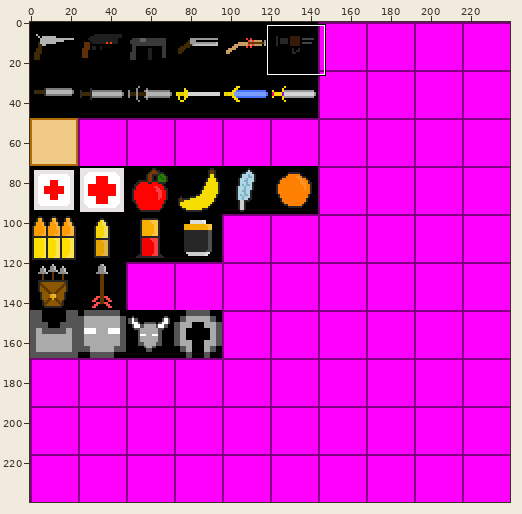
Sprite sheet -- res/VISUAL_DATA/GUI/INVENTORY/item_gui_sheet.png. The first picture is a wide view before the edit; the outline marks the close-up.
Close-up. The starting point:
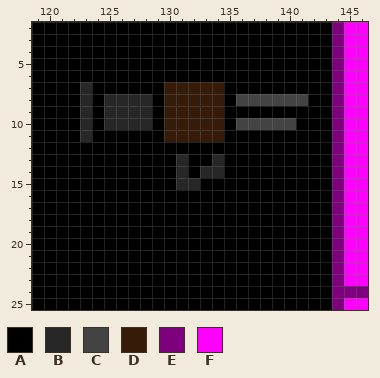
The file is 240x240 pixels. Colours within 5 levels of each other are drawn and written as one. Shown: x 119..146, y 2..25.
Palette (. is transparent): A #000000  B #272727  C #434343  D #371b09  E #7f007f  F #ff00ff
The same view after the edit:
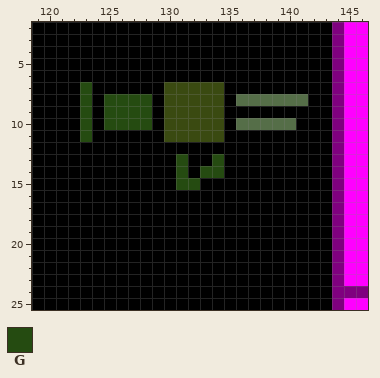
Colours new in this view: G #254b11
The exact change:
@@ palette @@
-C #434343
+C #556e48
-D #371b09
+D #3a4a11
@@ x 121..136 @@
  6 AAAAAAAAAAAAAAAA
- 7 AABAAAAAADDDDDAA
- 8 AABABBBBADDDDDAC
- 9 AABABBBBADDDDDAA
-10 AABABBBBADDDDDAC
-11 AABAAAAAADDDDDAA
+ 7 AAGAAAAAADDDDDAA
+ 8 AAGAGGGGADDDDDAC
+ 9 AAGAGGGGADDDDDAA
+10 AAGAGGGGADDDDDAC
+11 AAGAAAAAADDDDDAA
 12 AAAAAAAAAAAAAAAA
-13 AAAAAAAAAABAABAA
-14 AAAAAAAAAABABBAA
-15 AAAAAAAAAABBAAAA
+13 AAAAAAAAAAGAAGAA
+14 AAAAAAAAAAGAGGAA
+15 AAAAAAAAAAGGAAAA
 16 AAAAAAAAAAAAAAAA
